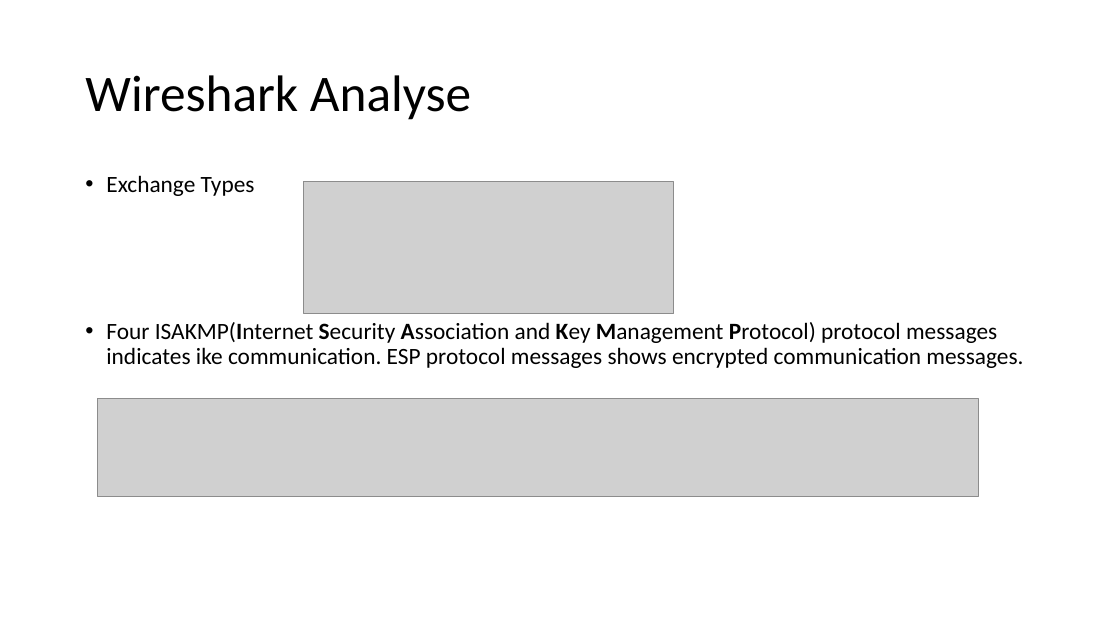
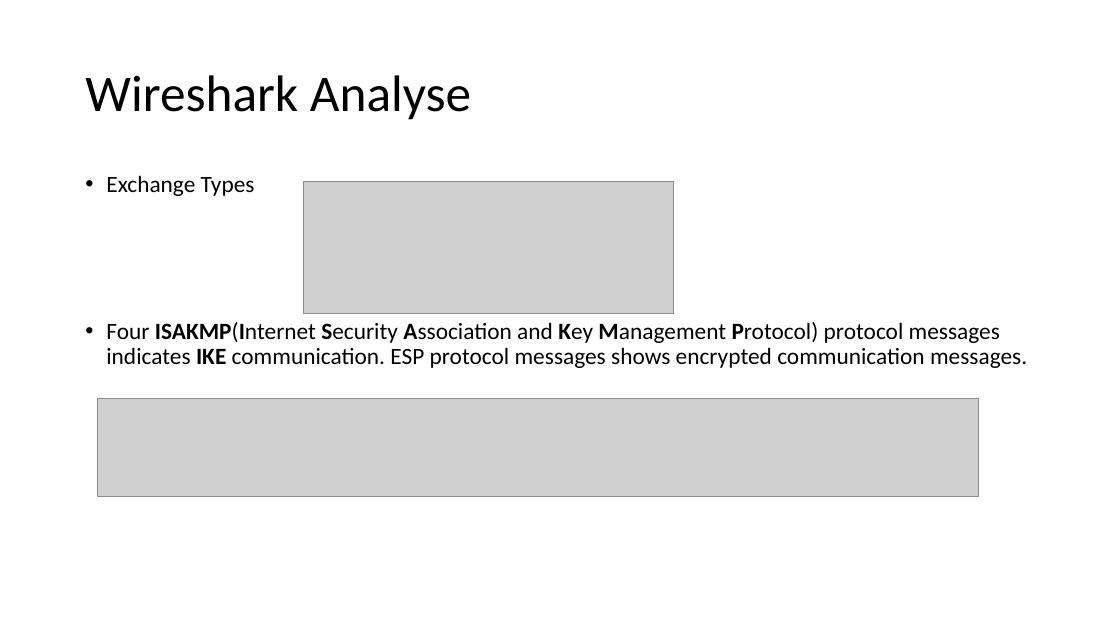
Before and after one commit to keskinadem/NetworkCryptology, a slide deck: slide 5 of Network/IKEV2.pptx. Drawn at 1120x630 pixels with LibreOffice and Linux fonts; fonts in the diff are those of the drawing; grey boxes stand for pictures. Boxes give left, top, right and bottom in pixels: in the first picture for what was removed or moved away, otherwise in the second. Text is boxed around its words. In the diff, an @@ line names an element or a change of style, - is before the commit and + after.

```diff
--- a/Network/IKEV2.pptx
+++ b/Network/IKEV2.pptx
@@ text at (106, 322, 1027, 368): text changed @@
-• Four ISAKMP(Internet Security Association and Key Management Protocol) protocol messages indicates ike communication. ESP protocol messages shows encrypted communication messages.
+• Four ISAKMP(Internet Security Association and Key Management Protocol) protocol messages indicates IKE communication. ESP protocol messages shows encrypted communication messages.
```
Also in this commit, not shown: 2 other slides changed, 4 slides added, 1 slide removed, 5 other files.
